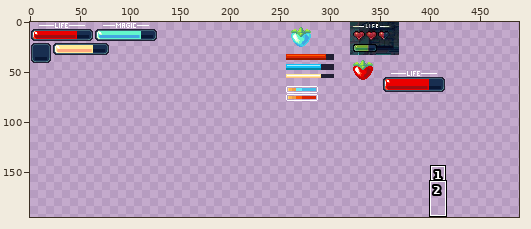
Two versions of one sprite sheet, Platformer/Content/hud.png. Above, an overview of the earlier version with the close-up marked.
Close-up. First the earlier version:
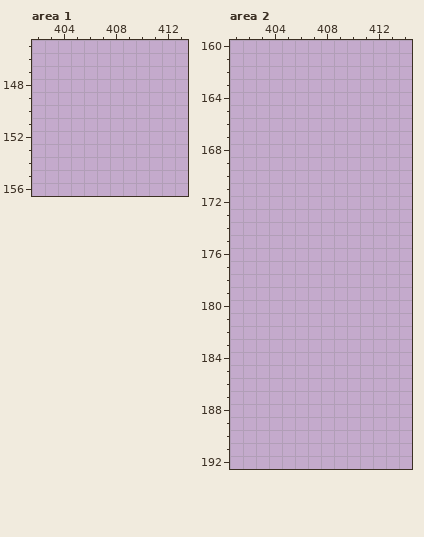
The file is 512x288 pixels. Colours within 5 levels of each other are drawn and written as one. Shown: area 1: x 402..413, y 145..156; area 2: x 401..414, y 160..192. The wide view leaves out empty margins. The commit also changed other parts of the picture, which this record leaves out.
Once edited:
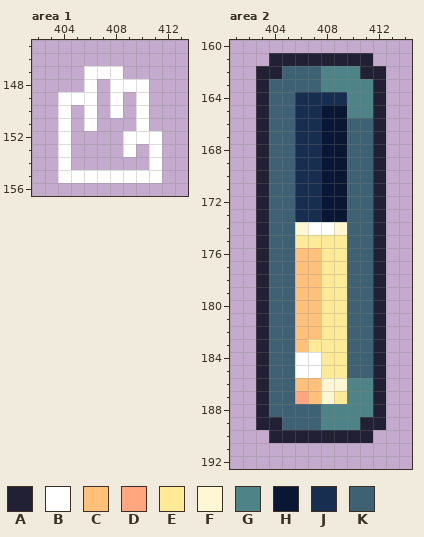
Palette (. is transparent): A #222034  B #ffffff  C #ffc17a  D #ffa67f  E #ffea98  F #fff6d3  G #4e8388  H #091734  J #182e50  K #3f6174
From old to new:
--- area 1
@@ x 402..413 @@
 146 ............
-147 ............
-148 ............
-149 ............
-150 ............
-151 ............
-152 ............
-153 ............
-154 ............
-155 ............
+147 ....BBB.....
+148 ....B.BBB...
+149 ..BBB.B.B...
+150 ..B.B.B.B...
+151 ..B.B...B...
+152 ..B....BBB..
+153 ..B....B.B..
+154 ..B......B..
+155 ..BBBBBBBB..
 156 ............
--- area 2
@@ x 401..414 @@
 160 ..............
-161 ..............
-162 ..............
-163 ..............
-164 ..............
-165 ..............
-166 ..............
-167 ..............
-168 ..............
-169 ..............
-170 ..............
-171 ..............
-172 ..............
-173 ..............
-174 ..............
-175 ..............
-176 ..............
-177 ..............
-178 ..............
-179 ..............
-180 ..............
-181 ..............
-182 ..............
-183 ..............
-184 ..............
-185 ..............
-186 ..............
-187 ..............
-188 ..............
-189 ..............
-190 ..............
+161 ...AAAAAAAA...
+162 ..AAKKKGGGAA..
+163 ..AKKKKGGGGA..
+164 ..AKKJJJJGGA..
+165 ..AKKJJHHGGA..
+166 ..AKKJJHHKKA..
+167 ..AKKJJHHKKA..
+168 ..AKKJJHHKKA..
+169 ..AKKJJHHKKA..
+170 ..AKKJJHHKKA..
+171 ..AKKJJHHKKA..
+172 ..AKKJJHHKKA..
+173 ..AKKJJHHKKA..
+174 ..AKKFBBFKKA..
+175 ..AKKEEEEKKA..
+176 ..AKKCCEEKKA..
+177 ..AKKCCEEKKA..
+178 ..AKKCCEEKKA..
+179 ..AKKCCEEKKA..
+180 ..AKKCCEEKKA..
+181 ..AKKCCEEKKA..
+182 ..AKKCCEEKKA..
+183 ..AKKCEEEKKA..
+184 ..AKKBBEEKKA..
+185 ..AKKBBEEKKA..
+186 ..AKKCCFFGGA..
+187 ..AKKDCFEGGA..
+188 ..AKKKKGGGGA..
+189 ..AAKKKGGGAA..
+190 ...AAAAAAAA...
 191 ..............
